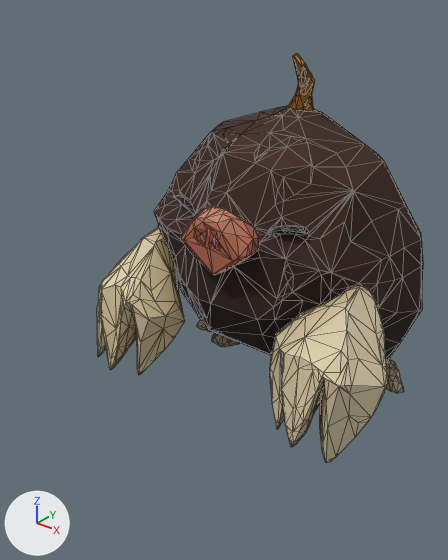
Two versions of the glTF model ecorce/modeles/m_taupe.glb, one commit apart.
One viewpoint serves both versions: a 50 mm lens placed at (0.982, -1.515, 0.68), pointed at (-0.019, -0.265, -0.095). Every picture has the same lights, and +X, +Y and +Z are marked at lower left. The older version comes first. Mesh edges are drawn as thin lines. Vertices at exactly the same position are counted once.

The older version as bpy lines, for what is in view:
```python
me_geometry_0 = bpy.data.meshes.new('geometry_0')
me_geometry_0.from_pydata(...)  # 1502 vertices, 2998 faces; spans x -1.0..1.0, y -0.88..0.88, z -1.0..1.0
me_geometry_0.materials.append(mat_material_0)  # picture img_image_0
ob_geometry_0 = bpy.data.objects.new('geometry_0', me_geometry_0)
ob_geometry_0.location = (-0.001, 0.004, 0.002)
ob_geometry_0.scale = (0.497, 0.497, 0.497)
```
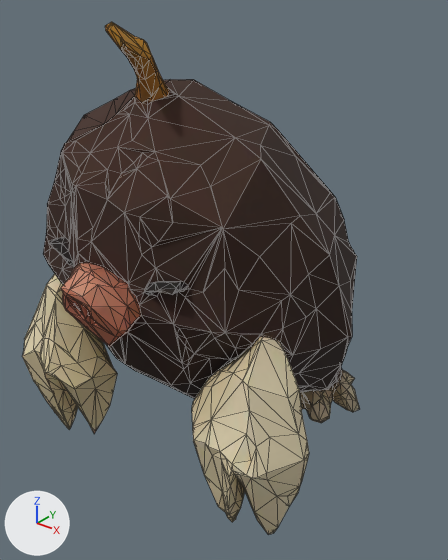
The newer file adds a shape key; the second version is drawn at full value of the shape key 'frappe' of 'geometry_0', and the change is written as the vertex moves it makes.

The change in detail:
me_geometry_0 is used by ob_geometry_0; location (-0.001, 0.004, 0.002); scale (0.497, 0.497, 0.497).
me_geometry_0 had 1502 vertices, 2998 faces and spanned x -1.0..1.0, y -0.88..0.88, z -1.0..1.0.
me_geometry_0 now has 1502 vertices, 2998 faces and spans x -0.34..0.53, y -0.47..0.29, z 0.01..1.1.
me_geometry_0 part 1: the whole mesh is multiplied about its middle by the matrix ((0.438, 0.0, 0.001), (0.0, 0.407, -0.198), (0.0, 0.163, 0.496)), then moved by (0.09, -0.15, 0.61).
Object 'geometry_0' (ob_geometry_0) moves from (-0.001, 0.004, 0.002) to (-0.1, -0.29, -0.563).
Object 'geometry_0' (ob_geometry_0) is rescaled from (0.497, 0.497, 0.497) to (1.06, 1.06, 1.06).

Boxes (x1, y1, x2, y2) around the edits, measured in the pictures (448 x 560 px):
'geometry_0', reshaped, moved, rescaled (25% taller): before (97, 53, 423, 463); after (22, 22, 360, 535)
